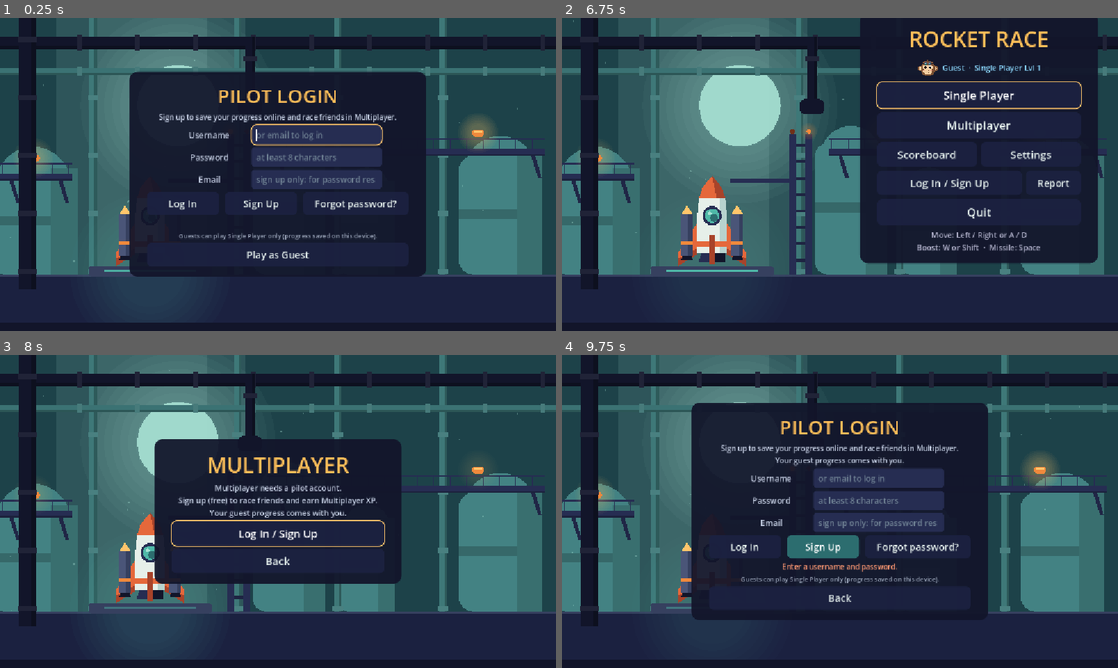
Above: before the commit, frames 1-4 (two rows, left to right).
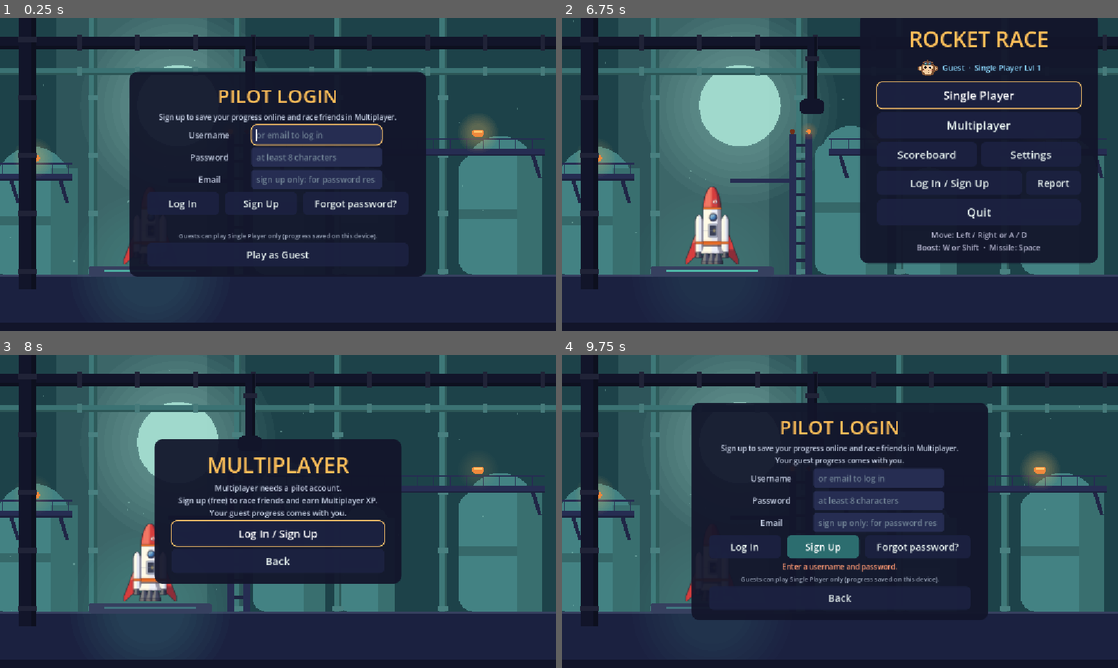
Above: after the commit, the same moments.

Repository: lukebelden/rocket-race
Game: Godot game, scene res://game.tscn
The game is run twice, just before and just after one commit, with the same random seed, the same clock (stepped at 60 frames per second) and the same inputs.
Inputs (mouse positions are in pixels of both pictures, inside the frame that each line leads up to):
- Up to frame 1 (0.25 s): no input
- Up to frame 2 (6.75 s): click "Play as Guest" at 0.5 s; click (739, 133) at 1.27 s; click (806, 133) at 2.02 s; click (873, 133) at 2.77 s; click (940, 133) at 3.52 s; click (773, 230) at 4.27 s; click (840, 230) at 5.02 s; click (906, 230) at 5.77 s; click "Let's Fly as Monkey!" at 6.5 s
- Up to frame 3 (8 s): click "Multiplayer" at 7.25 s
- Up to frame 4 (9.75 s): click "Log In / Sign Up" at 8 s; click "Log In" at 8.75 s; click "Sign Up" at 9.5 s

The runs differ from the first frame. In frame 1, 0.3% of the frame differs, in the area x 20-24%, y 60-80%; in frame 2, 1.8%, in the area x 20-34%, y 50-80%; in frame 3, 1.4%; in frame 4, 0.3%.

Commit message:
Pixel-art rocket sprites: Scout, Cruiser, Hauler with animated flame, paint recolour, droppable boosters
Co-Authored-By: Claude Opus 5.5 <noreply@anthropic.com>

Diff:
--- /dev/null
+++ b/art/build_rockets.gd
@@ -0,0 +1,144 @@
+extends SceneTree
+## Builds the rocket sprites from art/source/rocket_sheet.png (6 animation frames, 192px apart).
+##   godot --headless --path <any project> -s "<this file>"
+## Writes to sprites/rockets/:
+##   <ship>.png       body frames side by side (scout/cruiser/hauler), boosters attached
+##   <ship>_bare.png  same, boosters dropped (fins moved onto the core)
+##   flame.png        engine flame frames, booster.png  one detached booster pod
+## Small and large are cut / extended from the original pixels so the style matches exactly.
+
+const ROOT := "C:/Users/lukeb/Godot Projects/godot-test-game/"
+const FW := 192
+const FRAMES := 6
+# Column layout of the source rocket (frame-local x).
+const FIN_L := 36        # x <= this: left fin
+const FIN_R := 155       # x >= this: right fin
+const BOOST_L := Vector2i(37, 63)    # left booster columns
+const BOOST_R := Vector2i(128, 154)  # right booster columns
+const CORE := Vector2i(65, 126)      # core columns (body), nozzles are wider:
+const NOZ := Vector2i(60, 131)
+const NOZ_ROW := 288                 # nozzle rows start here (source rows)
+const BOOST_TOP := 95
+
+
+func _init() -> void:
+	var src := Image.load_from_file(ROOT + "art/source/rocket_sheet.png")
+	src.convert(Image.FORMAT_RGBA8)
+	var split := _flame_row(src)
+	print("flame starts at row ", split)
+	var ships := {
+		"scout": {"rows": [[0, 130], [186, split]], "boosters": 2},
+		"cruiser": {"rows": [[0, split]], "boosters": 2},
+		"hauler": {"rows": [[0, 166], [129, 166], [166, split]], "boosters": 4},
+	}
+	for ship in ships:
+		var spec: Dictionary = ships[ship]
+		var full: Array[Image] = []
+		var bare: Array[Image] = []
+		for f in FRAMES:
+			var frame := src.get_region(Rect2i(f * FW, 0, FW, split))
+			var body := _rows(frame, spec["rows"])
+			var nozzle_row := NOZ_ROW + (body.get_height() - split)
+			full.append(_assemble(body, int(spec["boosters"]), nozzle_row))
+			bare.append(_assemble(body, 0, nozzle_row))
+		_strip(full).save_png(ROOT + "sprites/rockets/%s.png" % ship)
+		_strip(bare).save_png(ROOT + "sprites/rockets/%s_bare.png" % ship)
+		print(ship, " ", full[0].get_size())
+	var flames: Array[Image] = []
+	for f in FRAMES:
+		var fl := src.get_region(Rect2i(f * FW, split, FW, src.get_height() - split))
+		_clear_cols(fl, 0, NOZ.x - 16, 0)  # fin tips poke into these rows: keep only the flame
+		_clear_cols(fl, NOZ.y + 16, FW - 1, 0)
+		flames.append(_trim_bottom(fl))
+	var fh := 0
+	for im in flames:
+		fh = maxi(fh, im.get_height())
+	for i in flames.size():
+		var pad := Image.create_empty(FW, fh, false, Image.FORMAT_RGBA8)
+		pad.blit_rect(flames[i], Rect2i(Vector2i.ZERO, flames[i].get_size()), Vector2i.ZERO)
+		flames[i] = pad
+	_strip(flames).save_png(ROOT + "sprites/rockets/flame.png")
+	# One booster pod on its own (for when it drops off).
+	var f0 := src.get_region(Rect2i(0, 0, FW, split))
+	var pod := Image.create_empty(BOOST_L.y - BOOST_L.x + 1, split - BOOST_TOP, false, Image.FORMAT_RGBA8)
+	pod.blit_rect(f0, Rect2i(BOOST_L.x, BOOST_TOP, pod.get_width(), pod.get_height()), Vector2i.ZERO)
+	_clear_cols(pod, NOZ.x - BOOST_L.x, pod.get_width() - 1, NOZ_ROW - BOOST_TOP)  # bit of core nozzle
+	pod.save_png(ROOT + "sprites/rockets/booster.png")
+	print("flame ", flames[0].get_size(), " booster ", pod.get_size())
+	quit()
+
+
+## First row (below the nozzles) where the centre column turns into bright flame.
+func _flame_row(src: Image) -> int:
+	for y in range(300, src.get_height()):
+		var c := src.get_pixel(96, y)
+		if c.a > 0.5 and c.r > 0.8 and c.g > 0.55:
+			return y
+	return 329
+
+
+## Stack the given [from, to) row ranges into a new image.
+func _rows(img: Image, ranges: Array) -> Image:
+	var h := 0
+	for r in ranges:
+		h += int(r[1]) - int(r[0])
+	var out := Image.create_empty(img.get_width(), h, false, Image.FORMAT_RGBA8)
+	var y := 0
+	for r in ranges:
+		var n := int(r[1]) - int(r[0])
+		out.blit_rect(img, Rect2i(0, int(r[0]), img.get_width(), n), Vector2i(0, y))
+		y += n
+	return out
+
+
+func _cols(img: Image, x0: int, x1: int, y0: int = 0, y1: int = -1) -> Image:
+	if y1 < 0:
+		y1 = img.get_height()
+	var out := Image.create_empty(img.get_width(), img.get_height(), false, Image.FORMAT_RGBA8)
+	out.blit_rect(img, Rect2i(x0, y0, x1 - x0 + 1, y1 - y0), Vector2i(x0, y0))
+	return out
+
+
+func _clear_cols(img: Image, x0: int, x1: int, from_row: int) -> void:
+	for y in range(from_row, img.get_height()):
+		for x in range(x0, x1 + 1):
+			img.set_pixel(x, y, Color(0, 0, 0, 0))
+
+
+## Put a ship together: core (+ nozzles), 0 / 2 / 4 boosters, fins on the outside.
+func _assemble(body: Image, boosters: int, nozzle_row: int) -> Image:
+	var h := body.get_height()
+	var extra := 25 if boosters == 4 else 0      # outer booster pair width
+	var shift := 0 if boosters > 0 else CORE.x - FIN_L - 1  # bare: fins move in onto the core
+	var w := FW + extra * 2
+	var out := Image.create_empty(w, h, false, Image.FORMAT_RGBA8)
+	var ox := extra
+	var left_fin := _cols(body, 0, FIN_L)
+	var right_fin := _cols(body, FIN_R, FW - 1)
+	var all := Rect2i(0, 0, FW, h)
+	if boosters == 4:  # outer pair, behind the inner pair
+		var l := _cols(body, BOOST_L.x, NOZ.x - 1, BOOST_TOP)
+		var r := _cols(body, NOZ.y + 1, BOOST_R.y, BOOST_TOP)
+		out.blend_rect(l, all, Vector2i(ox - extra, 0))
+		out.blend_rect(r, all, Vector2i(ox + extra, 0))
+	if boosters > 0:
+		out.blend_rect(_cols(body, FIN_L + 1, FIN_R - 1), all, Vector2i(ox, 0))
+	else:
+		out.blend_rect(_cols(body, CORE.x, CORE.y, 0, nozzle_row), all, Vector2i(ox, 0))
+		out.blend_rect(_cols(body, NOZ.x, NOZ.y, nozzle_row), all, Vector2i(ox, 0))
+	out.blend_rect(left_fin, all, Vector2i(ox - extra + shift, 0))
+	out.blend_rect(right_fin, all, Vector2i(ox + extra - shift, 0))
+	return out
+
+
+func _strip(frames: Array[Image]) -> Image:
+	var w := frames[0].get_width()
+	var out := Image.create_empty(w * frames.size(), frames[0].get_height(), false, Image.FORMAT_RGBA8)
+	for i in frames.size():
+		out.blit_rect(frames[i], Rect2i(Vector2i.ZERO, frames[i].get_size()), Vector2i(i * w, 0))
+	return out
+
+
+func _trim_bottom(img: Image) -> Image:
+	var used := img.get_used_rect()
+	return img.get_region(Rect2i(0, 0, img.get_width(), used.end.y))
--- a/game.gd
+++ b/game.gd
@@ -2541,6 +2541,7 @@
 	ship_agility = float(ship_info.get("agility", 1.0))
 	ship_damage = float(ship_info.get("damage", 1.0))
 	rocket.scale = Vector2.ONE * float(ship_info.get("size", 1.0))
+	rocket.ship = str(Profile.loadout(track)["ship"])
 	var d := Profile.design(track)
 	rocket.paint_main = Color.html(str(d.get("main", "#db3333")))
 	rocket.paint_dark = Color.html(str(d.get("dark", "#991a1f")))
--- a/hangar_bg.gd
+++ b/hangar_bg.gd
@@ -44,6 +44,7 @@
 	rocket.paint_body = Color.html(str(d.get("body", "#f2f5fa")))
 	rocket.mods.assign(Profile.loadout(track)["mods"])
 	_ship_size = float(Profile.ship(track).get("size", 1.0))
+	rocket.ship = str(Profile.loadout(track)["ship"])
 	_layout()
 
 
--- a/profile_ui.gd
+++ b/profile_ui.gd
@@ -219,6 +219,7 @@
 	r.paint_body = Color.html(str(d.get("body", "#f2f5fa")))
 	r.mods.assign(Profile.loadout(_track)["mods"])
 	r.missile_count = 5
+	r.ship = str(Profile.loadout(_track)["ship"])
 	r.scale = Vector2.ONE * 1.8 * float(Profile.ship(_track).get("size", 1.0))
 	r.position = Vector2(75, 72)
 	holder.add_child(r)
--- a/rocket.gd
+++ b/rocket.gd
@@ -44,6 +44,67 @@
 const Animals := preload("res://animals.gd")
 const Palette := preload("res://palette.gd")
 
+## Ship sprites (built by art/build_rockets.gd from art/source/rocket_sheet.png).
+## Ship id from the catalog ("small" / "medium" / "heavy") picks the sprite set.
+var ship: String = "medium":
+	set(value):
+		ship = value
+		queue_redraw()
+const SHIP_FILES := {"small": "scout", "medium": "cruiser", "heavy": "hauler"}
+const SPRITE_SCALE := 0.2
+const FRAMES := 6
+## Local y of the nozzle bottoms (sprites hang above it, the flame below).
+const NOZZLE_Y := 26.0
+## Sprite geometry, in sprite pixels: h = height, boosters = booster centre x offsets,
+## fin = outer fin tip x (with boosters) / fin_bare (boosters dropped), flame_w = flame width.
+const SHIPS := {
+	"scout": {"h": 272, "boosters": [-46.0, 46.0], "fin": 88.0, "fin_bare": 60.0, "flame_w": 0.9},
+	"cruiser": {"h": 328, "boosters": [-46.0, 46.0], "fin": 88.0, "fin_bare": 60.0, "flame_w": 1.0},
+	"hauler": {"h": 365, "boosters": [-71.0, -46.0, 46.0, 71.0], "fin": 113.0, "fin_bare": 60.0, "flame_w": 1.25},
+}
+const CORE_HALF := 31.0
+const NOZ_HALF := 36.0
+const NOSE_ROW := 8
+const WINDOW_ROW := 112
+const BOOST_TOP_ROW := 104
+const HATCH_FROM_BOTTOM := 116
+const FLAME_TEX := preload("res://sprites/rockets/flame.png")
+const POD_TEX := preload("res://sprites/rockets/booster.png")
+const BODY_TEX := {
+	"scout": preload("res://sprites/rockets/scout.png"), "scout_bare": preload("res://sprites/rockets/scout_bare.png"),
+	"cruiser": preload("res://sprites/rockets/cruiser.png"), "cruiser_bare": preload("res://sprites/rockets/cruiser_bare.png"),
+	"hauler": preload("res://sprites/rockets/hauler.png"), "hauler_bare": preload("res://sprites/rockets/hauler_bare.png"),
+}
+const PAINT_SHADER := """
+shader_type canvas_item;
+uniform float hue_shift = 0.0;
+uniform float sat_mul = 1.0;
+uniform float val_mul = 1.0;
+vec3 rgb2hsv(vec3 c) {
+	vec4 K = vec4(0.0, -1.0 / 3.0, 2.0 / 3.0, -1.0);
+	vec4 p = mix(vec4(c.bg, K.wz), vec4(c.gb, K.xy), step(c.b, c.g));
+	vec4 q = mix(vec4(p.xyw, c.r), vec4(c.r, p.yzx), step(p.x, c.r));
+	float d = q.x - min(q.w, q.y);
+	return vec3(abs(q.z + (q.w - q.y) / (6.0 * d + 1e-10)), d / (q.x + 1e-10), q.x);
+}
+vec3 hsv2rgb(vec3 c) {
+	vec3 p = abs(fract(c.xxx + vec3(1.0, 2.0 / 3.0, 1.0 / 3.0)) * 6.0 - 3.0);
+	return c.z * mix(vec3(1.0), clamp(p - 1.0, 0.0, 1.0), c.y);
+}
+void fragment() {
+	vec4 col = COLOR;  // already the texture x modulate
+	vec3 hsv = rgb2hsv(col.rgb);
+	float hue_dist = min(hsv.x, 1.0 - hsv.x);  // distance from pure red
+	float is_red = (1.0 - smoothstep(0.035, 0.05, hue_dist)) * smoothstep(0.3, 0.42, hsv.y);
+	vec3 painted = hsv2rgb(vec3(fract(hsv.x + hue_shift), clamp(hsv.y * sat_mul, 0.0, 1.0), clamp(hsv.z * val_mul, 0.0, 1.0)));
+	COLOR = vec4(mix(col.rgb, painted, is_red), col.a);
+}
+"""
+static var _shader: Shader
+var _body: Sprite2D
+var _flame: Sprite2D
+var _anim: float = 0.0
+
 ## Paint job (shop "designs") and the animal pilot in the window. Set by game.gd from Profile.
 var paint_main := Color("e5683b")
 var paint_dark := Color("a8432a")
@@ -59,6 +120,7 @@
 
 
 func _ready() -> void:
+	_make_sprites()
 	_trail = _make_exhaust_trail()
 	add_child(_trail)
 
@@ -84,6 +146,7 @@
 	position.y = screen.y - bottom_gap
 
 	_time += delta
+	_anim += delta * 10.0
 	_flicker = randf_range(0.75, 1.2)
 	_trail.emitting = flame_on
 	queue_redraw()
@@ -161,57 +224,41 @@
 	has_booster = false
 	boosting = false
 	fuel = 0.0
-	booster_lost.emit([to_global(Vector2(-17, 6)), to_global(Vector2(17, 6))])
+	var g: Dictionary = SHIPS[_ship_file()]
+	var mid := _px(0, (BOOST_TOP_ROW + int(g["h"])) / 2).y
+	var spots := []
+	for bx in g["boosters"]:
+		spots.append(to_global(Vector2(float(bx) * SPRITE_SCALE, mid)))
+	booster_lost.emit(spots)
 
 
 func _draw() -> void:
-	var red := paint_main
-	var dark_red := paint_dark
-	var white := paint_body
-	var shade := paint_body.lerp(Palette.HAZE, 0.35)
-
+	_sync_sprites()
+	var g: Dictionary = SHIPS[_ship_file()]
 	var thruster := mods.has("thruster")
-
-	# Engine flame: layered outer / inner / core, flickering. Bigger while boosting, and
-	# wider/longer with the Bigger Thruster mod.
-	if flame_on:
-		var f := flame_power * _flicker * (1.5 if boosting else 1.0) * (1.3 if thruster else 1.0)
-		var w := 1.4 if thruster else 1.0
-		var y0 := 27.0 if thruster else 22.0
-		draw_colored_polygon(PackedVector2Array([Vector2(-9 * w, y0), Vector2(9 * w, y0), Vector2(4 * w, y0 + 16 * f), Vector2(0, y0 + 2 + 30 * f), Vector2(-4 * w, y0 + 16 * f)]), Color(Palette.ORANGE, 0.95))
-		draw_colored_polygon(PackedVector2Array([Vector2(-6 * w, y0), Vector2(6 * w, y0), Vector2(0, y0 + 1 + 20 * f)]), Palette.AMBER)
-		draw_colored_polygon(PackedVector2Array([Vector2(-3 * w, y0), Vector2(3 * w, y0), Vector2(0, y0 + 1 + 9 * f)]), Color("fff4dc"))
-
-	# Booster pod flames (blue-white, hotter looking).
+	var core := CORE_HALF * SPRITE_SCALE
+
+	# Booster pods fire blue-white flames while boosting.
 	if has_booster and boosting:
-		for s in [-1.0, 1.0]:
-			var x: float = 17.0 * s
+		for bx in g["boosters"]:
+			var x: float = float(bx) * SPRITE_SCALE
 			var bf := _flicker * 1.2
-			draw_colored_polygon(PackedVector2Array([Vector2(x - 4, 22), Vector2(x + 4, 22), Vector2(x, 24 + 26 * bf)]), Color(Palette.AQUA, 0.9))
-			draw_colored_polygon(PackedVector2Array([Vector2(x - 2, 22), Vector2(x + 2, 22), Vector2(x, 23 + 14 * bf)]), Palette.MIST)
-
-	# Nozzle (Bigger Thruster: a wider engine bell with a glowing orange rim).
+			draw_colored_polygon(PackedVector2Array([Vector2(x - 3, NOZZLE_Y), Vector2(x + 3, NOZZLE_Y), Vector2(x, NOZZLE_Y + 2 + 24 * bf)]), Color(Palette.AQUA, 0.9))
+			draw_colored_polygon(PackedVector2Array([Vector2(x - 1.5, NOZZLE_Y), Vector2(x + 1.5, NOZZLE_Y), Vector2(x, NOZZLE_Y + 1 + 13 * bf)]), Palette.MIST)
+
+	# Bigger Thruster: glowing rim across the engine bells.
 	if thruster:
 		var tc: Color = ModInfo.MODS["thruster"]["color"]
-		draw_colored_polygon(PackedVector2Array([Vector2(-8, 16), Vector2(8, 16), Vector2(13, 27), Vector2(-13, 27)]), Palette.INDIGO)
-		draw_line(Vector2(-13, 27), Vector2(13, 27), tc, 2.5)
-	else:
-		draw_colored_polygon(PackedVector2Array([Vector2(-7, 17), Vector2(7, 17), Vector2(9, 24), Vector2(-9, 24)]), Palette.INDIGO)
-		draw_rect(Rect2(2, 17, 7, 7), Palette.INK)
-
-	# Side fins (with a darker lower edge).
-	for side in [-1.0, 1.0]:
-		var s: float = side
-		draw_colored_polygon(PackedVector2Array([Vector2(10 * s, -2), Vector2(23 * s, 18), Vector2(23 * s, 27), Vector2(10 * s, 19)]), red)
-		draw_colored_polygon(PackedVector2Array([Vector2(23 * s, 22), Vector2(23 * s, 27), Vector2(10 * s, 19), Vector2(10 * s, 15)]), dark_red)
-
-	# Missile Pod: launch rails on the fin tips with the loaded missiles on them
+		draw_line(Vector2(-NOZ_HALF * SPRITE_SCALE - 1, NOZZLE_Y), Vector2(NOZ_HALF * SPRITE_SCALE + 1, NOZZLE_Y), tc, 2.5)
+
+	# Missile Pod: launch rails just outside the fin tips with the loaded missiles on them
 	# (left rail empties first; both empty when you're out of missiles).
 	if mods.has("missile"):
 		var mc: Color = ModInfo.MODS["missile"]["color"]
+		var fin: float = float(g["fin"] if has_booster else g["fin_bare"]) * SPRITE_SCALE + 3.5
 		for i in 2:
 			var s := -1.0 if i == 0 else 1.0
-			var x := 27.0 * s
+			var x := fin * s
 			draw_rect(Rect2(x - 1.5, 4, 3, 22), Palette.INDIGO)
 			if missile_count > 1 - i:
 				draw_rect(Rect2(x - 2.2, 2, 4.4, 15), Color(0.93, 0.94, 0.97))
@@ -219,89 +266,121 @@
 				draw_colored_polygon(PackedVector2Array([Vector2(x - 2.2, 13), Vector2(x - 4.5, 18), Vector2(x - 2.2, 17)]), mc.darkened(0.3))
 				draw_colored_polygon(PackedVector2Array([Vector2(x + 2.2, 13), Vector2(x + 4.5, 18), Vector2(x + 2.2, 17)]), mc.darkened(0.3))
 
-	# Booster pods strapped to the sides.
-	if has_booster:
-		for side in [-1.0, 1.0]:
-			_draw_pod(Vector2(17.0 * side, 6.0))
-
-	# Body with shading on the right side.
-	draw_colored_polygon(PackedVector2Array([Vector2(0, -34), Vector2(6, -27), Vector2(9, -18), Vector2(10, -8), Vector2(10, 18), Vector2(-10, 18), Vector2(-10, -8), Vector2(-9, -18), Vector2(-6, -27)]), white)
-	draw_colored_polygon(PackedVector2Array([Vector2(4, -29), Vector2(9, -18), Vector2(10, -8), Vector2(10, 18), Vector2(5, 18), Vector2(5, -20)]), shade)
-
-	# Nose cone.
-	draw_colored_polygon(PackedVector2Array([Vector2(0, -34), Vector2(6, -27), Vector2(9, -19), Vector2(-9, -19), Vector2(-6, -27)]), red)
-	draw_colored_polygon(PackedVector2Array([Vector2(0, -34), Vector2(6, -27), Vector2(9, -19), Vector2(3, -19)]), dark_red)
-
 	# Radar: antenna mast and dish on the nose, with a blinking beacon.
 	if mods.has("radar"):
 		var rc: Color = ModInfo.MODS["radar"]["color"]
-		draw_line(Vector2(0, -34), Vector2(0, -45), Color(0.6, 0.63, 0.7), 1.5)
-		draw_arc(Vector2(0, -41), 7.0, PI * 1.15, PI * 1.85, 10, rc, 2.0, true)
-		draw_circle(Vector2(0, -46), 1.8, rc if fmod(_time, 1.0) < 0.5 else rc.darkened(0.6))
-
-	# Reinforced Hull: bolted steel armour plates along both sides of the body.
+		var nose := _px(0, NOSE_ROW).y
+		draw_line(Vector2(0, nose), Vector2(0, nose - 11), Color(0.6, 0.63, 0.7), 1.5)
+		draw_arc(Vector2(0, nose - 7), 7.0, PI * 1.15, PI * 1.85, 10, rc, 2.0, true)
+		draw_circle(Vector2(0, nose - 12), 1.8, rc if fmod(_time, 1.0) < 0.5 else rc.darkened(0.6))
+
+	# Reinforced Hull: bolted steel armour plates down both sides of the core.
 	if mods.has("hull"):
 		var hc: Color = ModInfo.MODS["hull"]["color"]
+		var top := _px(0, WINDOW_ROW + 18).y
+		var bottom := _px(0, int(g["h"]) - 70).y
 		for s in [-1.0, 1.0]:
-			draw_colored_polygon(PackedVector2Array([Vector2(11 * s, -13), Vector2(7 * s, -15), Vector2(7 * s, 17), Vector2(11 * s, 18)]), hc.darkened(0.25))
-			draw_line(Vector2(7 * s, -15), Vector2(7 * s, 17), hc.darkened(0.5), 1.0)
-			for ry in [-9.0, 1.0, 11.0]:
-				draw_circle(Vector2(9 * s, ry), 1.0, hc.darkened(0.55))
-
-	# RCS Jets: small thruster nubs on the sides that puff when you steer.
+			draw_rect(Rect2(Vector2(minf(s * (core - 2.2), s * (core + 0.8)), top), Vector2(3.0, bottom - top)), hc.darkened(0.25))
+			var y := top + 4.0
+			while y < bottom - 2.0:
+				draw_circle(Vector2(s * (core - 0.7), y), 0.9, hc.darkened(0.55))
+				y += 8.0
+
+	# RCS Jets: thruster nubs on the core under the nose that puff when you steer.
 	if mods.has("rcs"):
 		var cc: Color = ModInfo.MODS["rcs"]["color"]
+		var ry := _px(0, BOOST_TOP_ROW - 4).y
 		for s in [-1.0, 1.0]:
-			draw_rect(Rect2(10.5 * s - 1.5, -17, 3, 5), cc)
+			draw_rect(Rect2(s * (core + 1.0) - 1.5, ry, 3, 5), cc)
 		# Moving right fires the left jet (it pushes you right), and vice versa.
 		if absf(velocity_x) > 40.0 and active:
 			var s := -1.0 if velocity_x > 0.0 else 1.0
 			var length := 6.0 + 6.0 * _flicker * clampf(absf(velocity_x) / max_speed, 0.3, 1.0)
-			draw_colored_polygon(PackedVector2Array([Vector2(12 * s, -16.5), Vector2((12 + length) * s, -14.5), Vector2(12 * s, -12.5)]), Color(cc.lightened(0.4), 0.85))
-
-	# Paint band.
-	draw_rect(Rect2(-10, 10, 20, 4), red)
-
-	# Porthole window with a rim and glint (and your animal pilot looking out).
-	if pilot != "":
-		draw_circle(Vector2(0, -8), 8.5, Palette.INDIGO)
-		draw_circle(Vector2(0, -8), 7.2, Palette.AQUA)
-		Animals.draw_face(self, Vector2(0, -7.5), 5.4, pilot)
-		draw_arc(Vector2(0, -8), 6.4, PI * 1.1, PI * 1.45, 6, Color(1, 1, 1, 0.75), 1.2)
-	else:
-		draw_circle(Vector2(0, -7), 6.5, Palette.INDIGO)
-		draw_circle(Vector2(0, -7), 4.8, Palette.AQUA)
-		draw_circle(Vector2(1.4, -5.6), 2.6, Palette.TEAL)
-		draw_circle(Vector2(-1.6, -8.6), 1.3, Palette.MIST)
-
-	# Healing Panel: a pulsing green repair cross on the hull.
+			draw_colored_polygon(PackedVector2Array([Vector2((core + 2.5) * s, ry + 0.5), Vector2((core + 2.5 + length) * s, ry + 2.5), Vector2((core + 2.5) * s, ry + 4.5)]), Color(cc.lightened(0.4), 0.85))
+
+	# Healing Panel: a pulsing green repair cross over the hatch.
 	if mods.has("healing"):
 		var gc: Color = ModInfo.MODS["healing"]["color"]
 		var pulse := 0.75 + 0.25 * sin(_time * 4.0)
 		var dark := gc.darkened(0.55)
-		draw_circle(Vector2(0, 6), 6.5, Color(gc, 0.3 * pulse))  # soft glow
-		draw_rect(Rect2(-2.2, 1.2, 4.4, 9.6), dark)  # dark outline so it reads on the white hull
-		draw_rect(Rect2(-4.8, 3.8, 9.6, 4.4), dark)
-		draw_rect(Rect2(-1.3, 2.1, 2.6, 7.8), gc.lightened(0.2 * pulse))
-		draw_rect(Rect2(-3.9, 4.7, 7.8, 2.6), gc.lightened(0.2 * pulse))
-
-	# Centre fin (in front of the body).
-	draw_colored_polygon(PackedVector2Array([Vector2(-1.8, 6), Vector2(1.8, 6), Vector2(1.8, 26), Vector2(-1.8, 26)]), dark_red)
-
-
-## One booster pod (also used by game.gd to draw the detached pods tumbling away).
-func _draw_pod(at: Vector2) -> void:
-	draw_pod(self, at)
-
-
+		var c := _px(0, int(g["h"]) - HATCH_FROM_BOTTOM)
+		draw_circle(c, 6.5, Color(gc, 0.3 * pulse))  # soft glow
+		draw_rect(Rect2(c + Vector2(-2.2, -4.8), Vector2(4.4, 9.6)), dark)  # dark outline so it reads on the white hull
+		draw_rect(Rect2(c + Vector2(-4.8, -2.2), Vector2(9.6, 4.4)), dark)
+		draw_rect(Rect2(c + Vector2(-1.3, -3.9), Vector2(2.6, 7.8)), gc.lightened(0.2 * pulse))
+		draw_rect(Rect2(c + Vector2(-3.9, -1.3), Vector2(7.8, 2.6)), gc.lightened(0.2 * pulse))
+
+
+## Sprite pixel (x from the rocket's centre line, y = row from the sprite's top) -> local position.
+func _px(x: float, row: int) -> Vector2:
+	var h: float = SHIPS[_ship_file()]["h"]
+	return Vector2(x * SPRITE_SCALE, NOZZLE_Y - (h - row) * SPRITE_SCALE)
+
+
+func _ship_file() -> String:
+	return SHIP_FILES.get(ship, "cruiser")
+
+
+## Builds the flame + body sprites (drawn behind this node's own mod overlays).
+func _make_sprites() -> void:
+	_flame = Sprite2D.new()
+	_flame.texture = FLAME_TEX
+	_flame.hframes = FRAMES
+	_flame.centered = false
+	_flame.show_behind_parent = true
+	_flame.texture_filter = CanvasItem.TEXTURE_FILTER_LINEAR_WITH_MIPMAPS
+	add_child(_flame)
+	_body = Sprite2D.new()
+	_body.hframes = FRAMES
+	_body.centered = false
+	_body.show_behind_parent = true
+	_body.texture_filter = CanvasItem.TEXTURE_FILTER_LINEAR_WITH_MIPMAPS
+	var m := ShaderMaterial.new()
+	m.shader = _paint_shader()
+	_body.material = m
+	add_child(_body)
+
+
+func _sync_sprites() -> void:
+	if _body == null:
+		return
+	var file := _ship_file()
+	var g: Dictionary = SHIPS[file]
+	var tex: Texture2D = BODY_TEX[file + ("" if has_booster else "_bare")]
+	if _body.texture != tex:
+		_body.texture = tex
+	var frame := int(_anim) % FRAMES
+	_body.frame = frame
+	var fw := float(tex.get_width()) / FRAMES
+	_body.scale = Vector2.ONE * SPRITE_SCALE
+	_body.position = Vector2(-fw * 0.5 * SPRITE_SCALE, NOZZLE_Y - float(g["h"]) * SPRITE_SCALE)
+	# Paint job: recolour the red parts towards the design colour (Classic = as drawn).
+	var base := Color("e5683b")
+	var mat := _body.material as ShaderMaterial
+	mat.set_shader_parameter("hue_shift", paint_main.h - base.h)
+	mat.set_shader_parameter("sat_mul", paint_main.s / base.s)
+	mat.set_shader_parameter("val_mul", paint_main.v / base.v)
+	# Engine flame: flickers, bigger while boosting and with the Bigger Thruster mod.
+	_flame.visible = flame_on
+	_flame.frame = frame
+	var thruster := mods.has("thruster")
+	var f := flame_power * _flicker * (1.5 if boosting else 1.0) * (1.3 if thruster else 1.0)
+	var w: float = float(g["flame_w"]) * (1.35 if thruster else 1.0)
+	_flame.scale = Vector2(SPRITE_SCALE * w, SPRITE_SCALE * clampf(f, 0.05, 3.0))
+	_flame.position = Vector2(-96.0 * SPRITE_SCALE * w, NOZZLE_Y - 1.0)
+
+
+static func _paint_shader() -> Shader:
+	if _shader == null:
+		_shader = Shader.new()
+		_shader.code = PAINT_SHADER
+	return _shader
+
+
+## One detached booster pod (game.gd draws them tumbling away). Centred on `at`.
 static func draw_pod(canvas: CanvasItem, at: Vector2) -> void:
-	var body := Color("4a5578")
-	var dark := Color("36405f")
-	canvas.draw_colored_polygon(PackedVector2Array([at + Vector2(-4, -14), at + Vector2(0, -20), at + Vector2(4, -14)]), Color("ffc56b"))
-	canvas.draw_rect(Rect2(at + Vector2(-4, -14), Vector2(8, 28)), body)
-	canvas.draw_rect(Rect2(at + Vector2(1, -14), Vector2(3, 28)), dark)
-	canvas.draw_rect(Rect2(at + Vector2(-4, 4), Vector2(8, 3)), Color("f0893c"))
-	canvas.draw_colored_polygon(PackedVector2Array([at + Vector2(-3, 14), at + Vector2(3, 14), at + Vector2(4, 17), at + Vector2(-4, 17)]), Color("12152a"))
+	var size := Vector2(POD_TEX.get_size()) * SPRITE_SCALE
+	canvas.draw_texture_rect(POD_TEX, Rect2(at - size * 0.5, size), false)
 
 
 ## Little sparks streaming out of the engine (left behind in space as the rocket moves).
Binary file added: art/source/rocket_sheet.png
Binary file added: sprites/rockets/booster.png
Not shown, added: sprites/rockets/booster.png.import
Binary file added: sprites/rockets/cruiser.png
Not shown, added: sprites/rockets/cruiser.png.import
Binary file added: sprites/rockets/cruiser_bare.png
Not shown, added: sprites/rockets/cruiser_bare.png.import
Binary file added: sprites/rockets/flame.png
Not shown, added: sprites/rockets/flame.png.import
Binary file added: sprites/rockets/hauler.png
Not shown, added: sprites/rockets/hauler.png.import
Binary file added: sprites/rockets/hauler_bare.png
(and 5 more such lines)
